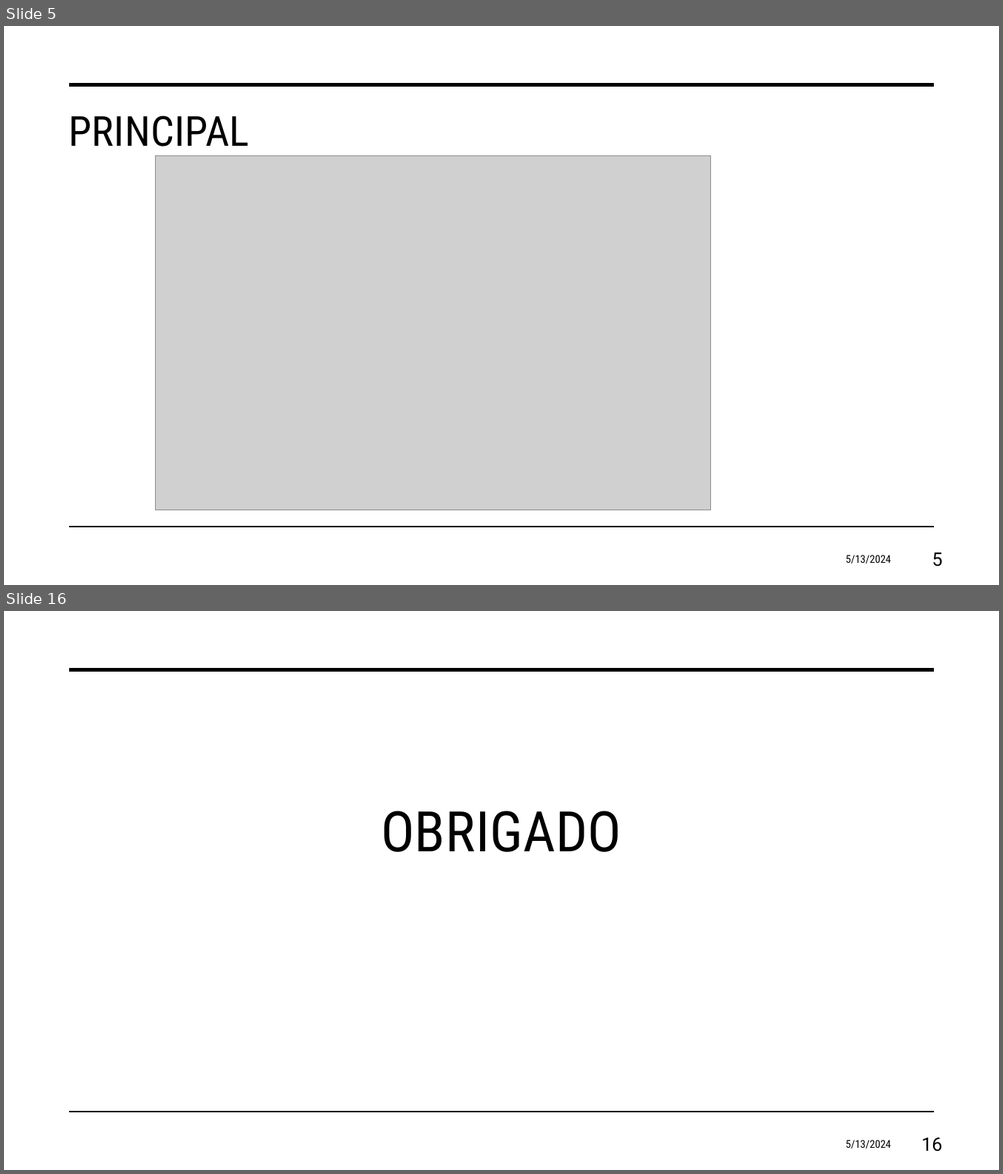
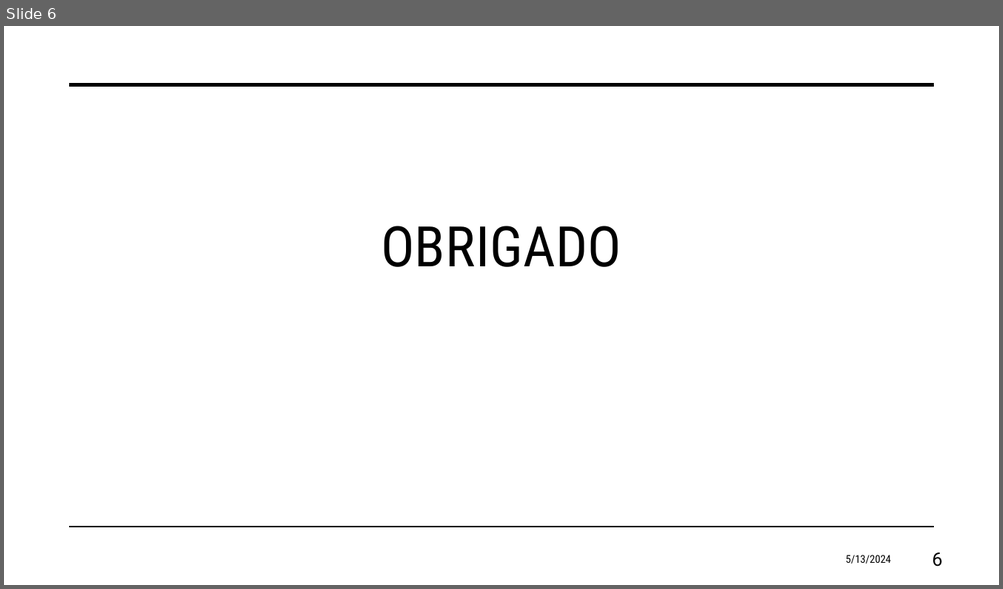
Before and after one commit to eduardosavian/chess-horse-tour, a slide deck: Presentation.pptx. Shown one above the other, each under a label of ours: slides 5 and 16 before the commit, slide 6 after it; the slides between them are not shown. The pictures are 1003x1174 and 1003x589 pixels, drawn with LibreOffice and Linux fonts; fonts in the diff are those of the drawing; grey boxes stand for pictures. Boxes give left, top, right and bottom in pixels: in the first picture for what was removed or moved away, otherwise in the second. Text is boxed around its words. In the diff, an @@ line names an element or a change of style, - is before the commit and + after.

```diff
--- a/Presentation.pptx
+++ b/Presentation.pptx
@@ slide 5 removed at [4, 26, 999, 585], background #FFFFFF; not listed: 2 template elements that a slide beside it also shows @@
@@ title removed at [68, 116, 249, 156] @@
-PRINCIPAL
@@ picture removed at [156, 156, 711, 510] @@
@@ text removed at [845, 555, 891, 564] @@
-5/13/2024
@@ page number removed at [932, 553, 942, 567] @@
-5
@@ what was slide 16 is now slide 6 @@
@@ page number at [932, 553, 942, 567]: text changed @@
-16
+6
```
Also in this commit, not shown: 5 slides changed, 9 other slides removed, 4 other files.
